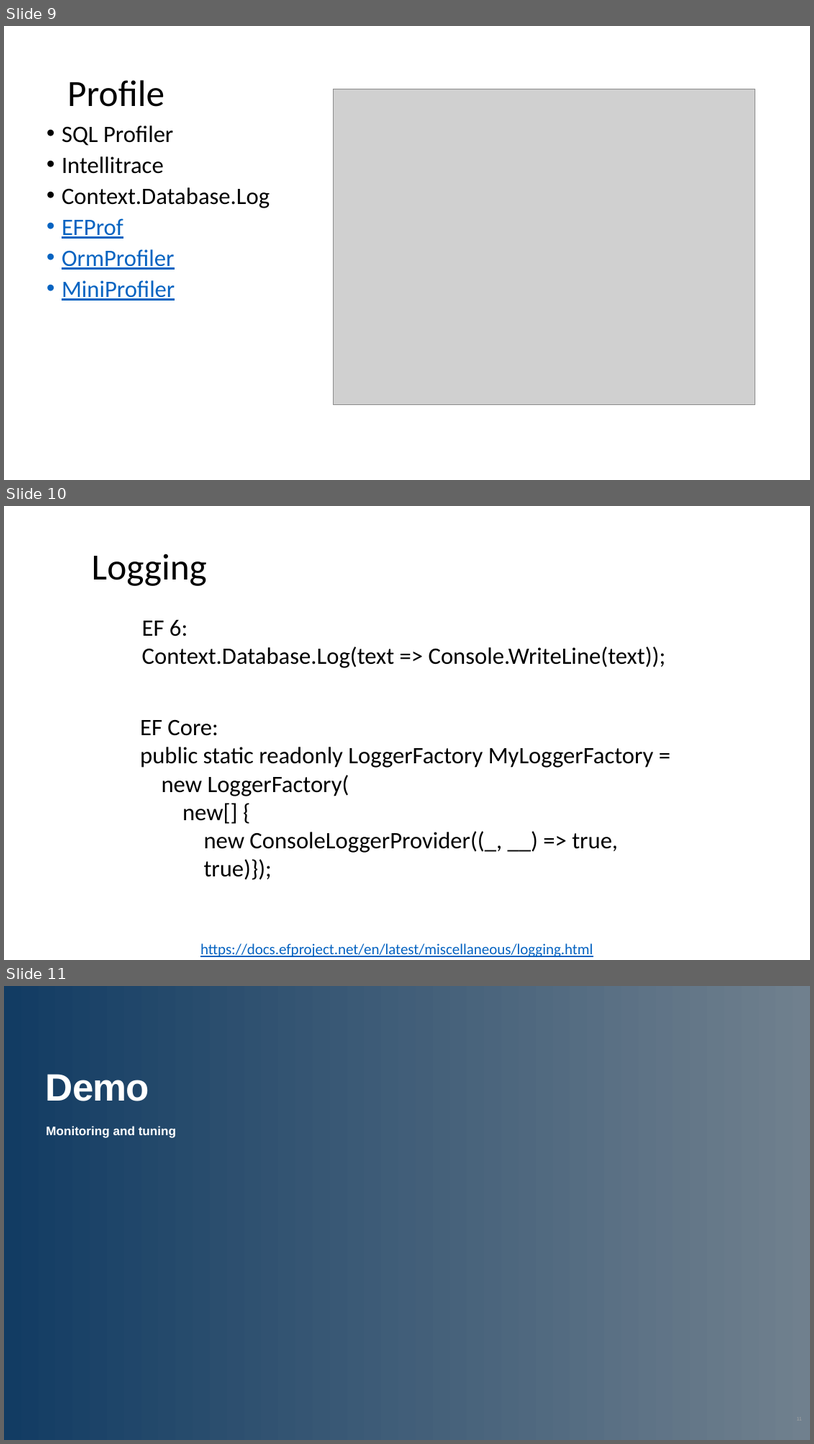
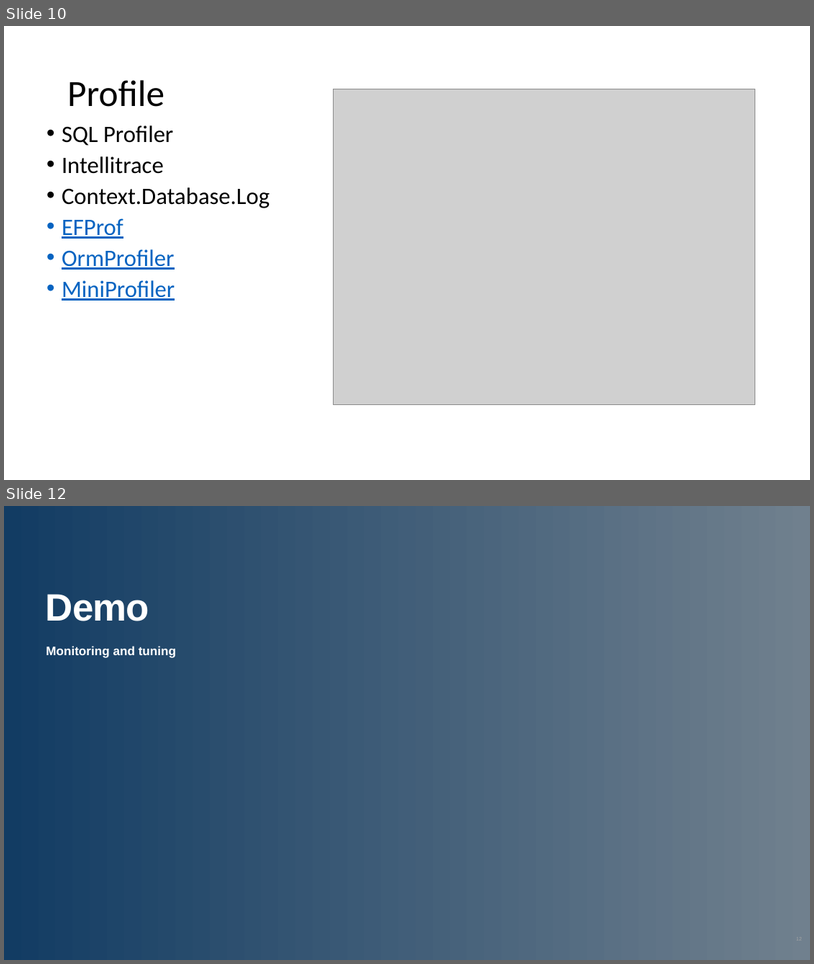
Before and after one commit to jwooley/RecipeWebApi, a slide deck: EFPerf.pptx. Shown one above the other, each under a label of ours: slides 9, 10 and 11 before the commit, slides 10 and 12 after it; the slides between them are not shown. The pictures are 814x1444 and 814x964 pixels, drawn with LibreOffice and Linux fonts; fonts in the diff are those of the drawing; grey boxes stand for pictures; background and template pictures are left out. Boxes give left, top, right and bottom in pixels: in the first picture for what was removed or moved away, otherwise in the second. Text is boxed around its words. In the diff, an @@ line names an element or a change of style, - is before the commit and + after.

```diff
--- a/EFPerf.pptx
+++ b/EFPerf.pptx
@@ slide 10 removed at <box>4,506,810,960</box>, background #FFFFFF @@
@@ title removed at <box>92,554,207,586</box> @@
-Logging
@@ text removed at <box>142,620,666,668</box> @@
-EF 6:
-Context.Database.Log(text => Console.WriteLine(text));
@@ text removed at <box>140,719,654,880</box> @@
-EF Core:
-public static readonly LoggerFactory MyLoggerFactory =
-new LoggerFactory(
-new[] {
-new ConsoleLoggerProvider((_, __) => true,
-true)});
@@ text removed at <box>201,943,593,957</box> @@
-https://docs.efproject.net/en/latest/miscellaneous/logging.html
@@ what was slide 9 is now slide 10 @@
@@ what was slide 11 is now slide 12 @@
```
Also in this commit, not shown: 1 slide changed, 2 slides added, 1 other slide removed.
